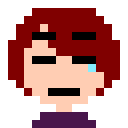
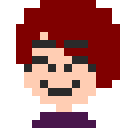
Layers edited between the first and the second 128 x 128 image:
hid "lose" over 32, 32, 96, 96
showed group "mouth" (10 layers) over 24, 80, 80, 96
showed "mouth1" over 40, 80, 80, 96
showed group "eyes" (18 layers) over 24, 32, 96, 72
showed "eye5" over 24, 40, 96, 72
added layer "hair15" in group "hair" over 16, 0, 120, 88
renamed "hair6" to "hair6w", hid it over 8, 8, 120, 96
